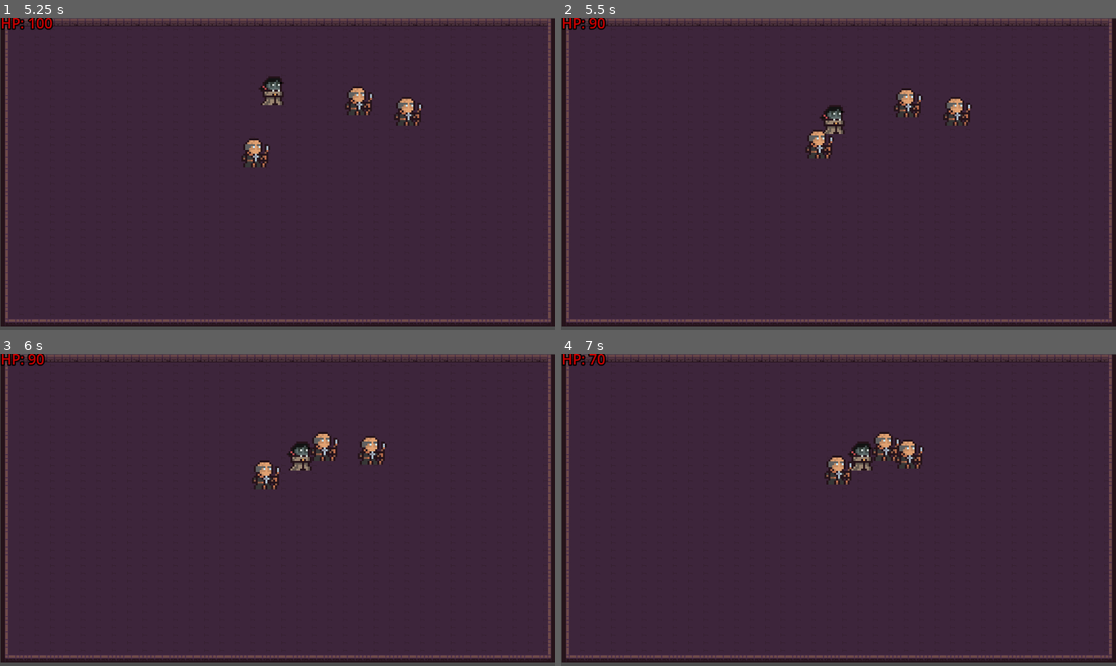
Above: before the commit, frames 1-4 (two rows, left to right).
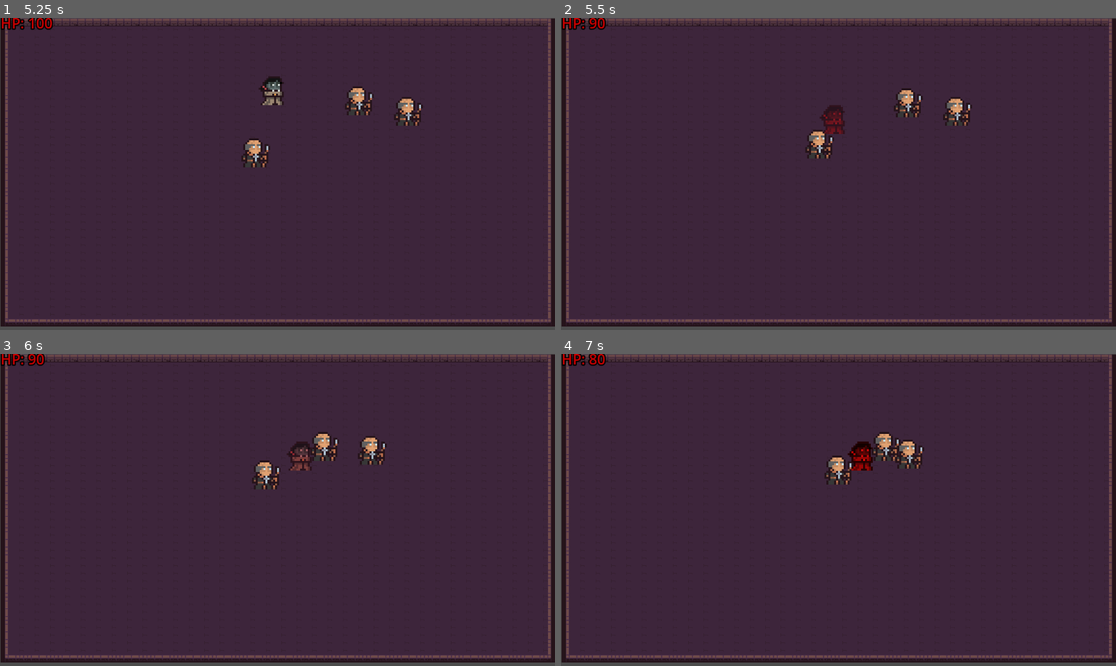
Above: after the commit, the same moments.

Repository: Unnamed-Roguelike-Game/Game
Game: Godot game, scene res://Game.tscn
Two runs of this game, one before a commit and one after it. Both use one fixed random seed, a clock stepped at 60 frames per second and the inputs below.
Inputs:
- Up to frame 1 (5.25 s): hold D (right) 0.53-1.28 s; hold S (down) 1.28-2.03 s; hold D (right) 2.03-2.78 s; hold W (up) 2.78-3.53 s; hold A (left) 3.53-5.03 s; hold S (down) from 5.03 s (still down)
- Up to frame 2 (5.5 s): keep holding S (down)
- Up to frame 3 (6 s): release S (down) at 5.78 s; hold D (right) from 5.78 s (still down)
- Up to frame 4 (7 s): release D (right) at 6.53 s; hold W (up) from 6.53 s (still down)

Frame 1 is identical in both runs. In frame 2, 0.2% of the frame differs, in the area x 47-51%, y 29-38%; in frame 3, 0.2%; in frame 4, 0.3%, in the area x 4-57%, y 0-38%.

Commit message:
Added I-frames using a timer. Modulates visibility and color of the player to show I-frames. Modulation can be replaced or combined  with hurt animation later. Let me know what you think.

Diff:
--- a/Unnamed Roguelike Game/Game.tscn
+++ b/Unnamed Roguelike Game/Game.tscn
@@ -1,13 +1,9 @@
-[gd_scene load_steps=6 format=3 uid="uid://ck7dgjuf7h6os"]
+[gd_scene load_steps=5 format=3 uid="uid://ck7dgjuf7h6os"]
 
 [ext_resource type="PackedScene" uid="uid://dda8c5x4mggrb" path="res://Room.tscn" id="1_2tscc"]
 [ext_resource type="PackedScene" uid="uid://b06g5m8ciufci" path="res://Player.tscn" id="2_5qbtk"]
 [ext_resource type="Script" path="res://HP.gd" id="3_emkpw"]
 [ext_resource type="PackedScene" uid="uid://bje1j8ngmq02f" path="res://Enemy.tscn" id="3_j2fa5"]
-
-[sub_resource type="CapsuleShape2D" id="CapsuleShape2D_0cnwp"]
-radius = 7.25
-height = 17.0
 
 [node name="Game" type="Node2D"]
 
@@ -15,11 +11,6 @@
 
 [node name="Player" parent="." instance=ExtResource("2_5qbtk")]
 position = Vector2(548, 92)
-
-[node name="Area2D" type="Area2D" parent="Player"]
-
-[node name="Hurtbox" type="CollisionShape2D" parent="Player/Area2D"]
-shape = SubResource("CapsuleShape2D_0cnwp")
 
 [node name="EnemyGroup" type="Node2D" parent="."]
 position = Vector2(-10, 12)
@@ -48,6 +39,3 @@
 theme_override_constants/outline_size = 10
 theme_override_font_sizes/font_size = 30
 script = ExtResource("3_emkpw")
-
-[connection signal="body_entered" from="Player/Area2D" to="Player" method="_on_area_2d_body_entered"]
-[connection signal="body_exited" from="Player/Area2D" to="Player" method="_on_area_2d_body_exited"]
--- a/Unnamed Roguelike Game/Player.gd
+++ b/Unnamed Roguelike Game/Player.gd
@@ -6,6 +6,8 @@
 
 var enemies_in_hitbox = []
 
+
+
 func _physics_process(delta):
 
 	var input_direction = Input.get_vector("left", "right", "up", "down").normalized()
@@ -13,17 +15,43 @@
 
 	move_and_collide(velocity)
 
+func _player_death():
+	if player_health <= 0:
+		self.queue_free()
 
-func _on_area_2d_body_entered(body):
+func _player_hit():
+	player_health -= 10
+	_player_death()
+	modulate.a = 0.5
+	modulate.b = 0
+	modulate.g = 0
+	$Hurt_Timer.start()
+	var tween = get_tree().create_tween()
+	var tween2 = get_tree().create_tween()
+	var tween3 = get_tree().create_tween()
+	tween.tween_property(self, "modulate:a", 1, 1.5)
+	tween2.tween_property(self, "modulate:b", 1, 1)
+	tween3.tween_property(self, "modulate:g", 1, 1)
+
+
+func _on_hurtbox_body_entered(body):
 	if "Enemy" in body.name:
-		player_health -= 10
-		enemies_in_hitbox.push_back(body.name)
-		if player_health == 0:
-			self.queue_free()
+		if enemies_in_hitbox.is_empty():
+			enemies_in_hitbox.push_back(body.name)
+		if modulate.a == 1:
+			_player_hit()
 		#print(enemies_in_hitbox)
 
 
-func _on_area_2d_body_exited(body):
+func _on_hurtbox_body_exited(body):
 	if "Enemy" in body.name:
 		enemies_in_hitbox.pop_back()
 		#print(enemies_in_hitbox)
+
+
+func _on_hurt_timer_timeout():
+	modulate.a = 1
+	modulate.b = 1
+	modulate.g = 1
+	if !enemies_in_hitbox.is_empty():
+		_player_hit()
--- a/Unnamed Roguelike Game/Player.tscn
+++ b/Unnamed Roguelike Game/Player.tscn
@@ -22,6 +22,10 @@
 "speed": 5.0
 }]
 
+[sub_resource type="CapsuleShape2D" id="CapsuleShape2D_pcabg"]
+radius = 7.5
+height = 17.5
+
 [node name="Player" type="CharacterBody2D"]
 scale = Vector2(4, 4)
 motion_mode = 1
@@ -36,3 +40,17 @@
 [node name="AnimatedSprite2D" type="AnimatedSprite2D" parent="."]
 sprite_frames = SubResource("SpriteFrames_rjec6")
 metadata/_edit_lock_ = true
+
+[node name="Hurtbox" type="Area2D" parent="."]
+
+[node name="CollisionShape2D" type="CollisionShape2D" parent="Hurtbox"]
+shape = SubResource("CapsuleShape2D_pcabg")
+debug_color = Color(0.988235, 0, 0.286275, 0)
+
+[node name="Hurt_Timer" type="Timer" parent="."]
+wait_time = 1.5
+one_shot = true
+
+[connection signal="body_entered" from="Hurtbox" to="." method="_on_hurtbox_body_entered"]
+[connection signal="body_exited" from="Hurtbox" to="." method="_on_hurtbox_body_exited"]
+[connection signal="timeout" from="Hurt_Timer" to="." method="_on_hurt_timer_timeout"]
Not shown: 1 places in Unnamed Roguelike Game/Player.tscn that only renumber resources
